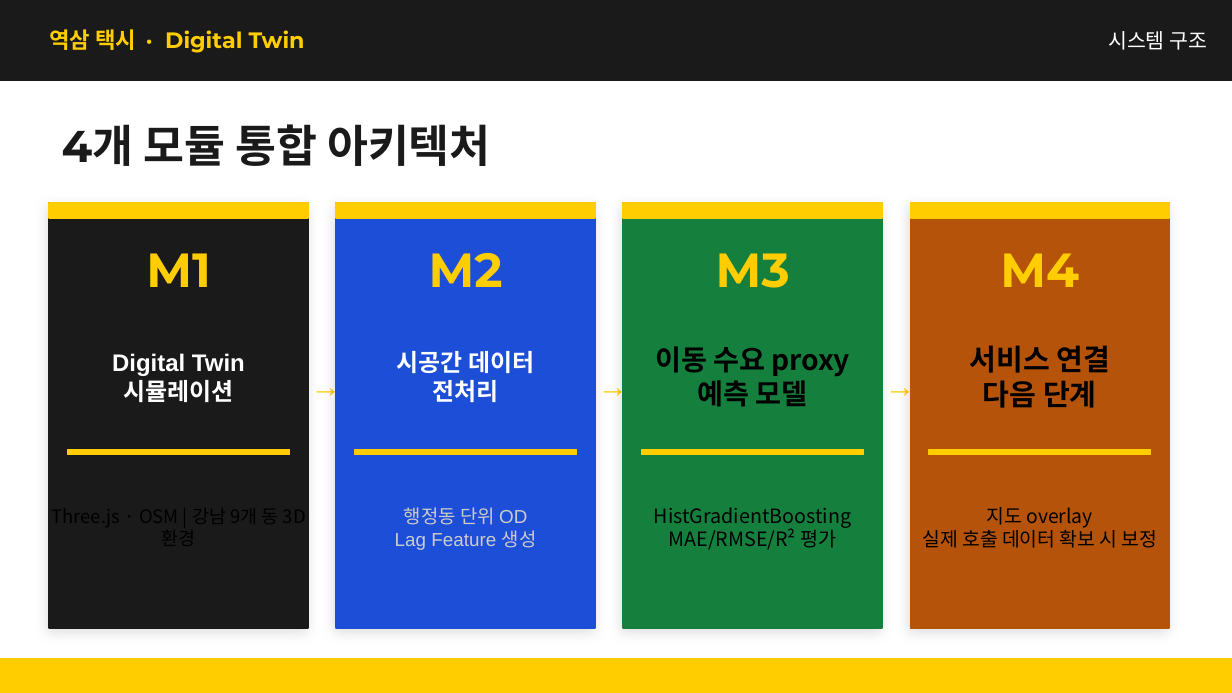
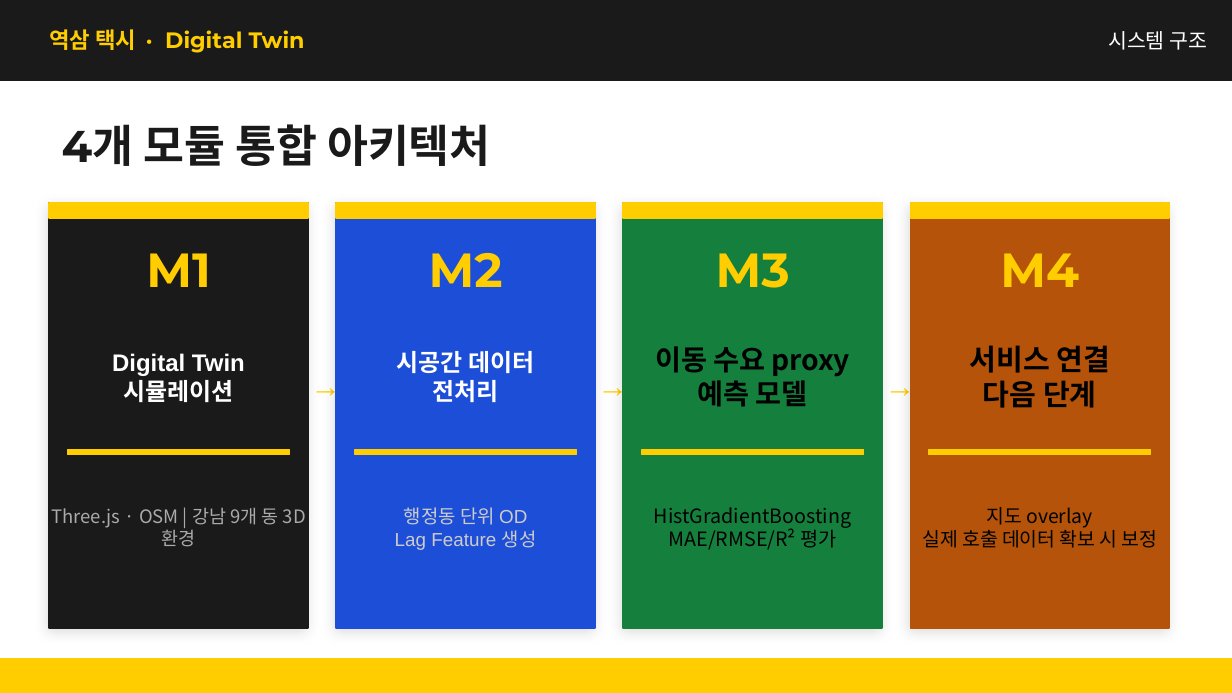
Before and after one commit to kimcanal/yeoksam-taxi, a slide deck: slide 7 of public/a-eye-presentation/A-Eye_midterm_data_collection_forecast.pptx. Drawn at 1232x693 pixels with LibreOffice and Linux fonts; fonts in the diff are those of the drawing. Boxes give left, top, right and bottom in pixels: in the first picture for what was removed or moved away, otherwise in the second. Text is boxed around its words. In the diff, an @@ line names an element or a change of style, - is before the commit and + after.

```diff
--- a/public/a-eye-presentation/A-Eye_midterm_data_collection_forecast.pptx
+++ b/public/a-eye-presentation/A-Eye_midterm_data_collection_forecast.pptx
@@ text added at [51,508,306,547], 10.8 pt, text #AAAAAA @@
+Three.js · OSM | 강남 9개 동 3D 환경
```
Also in this commit, not shown: 10 other slides changed.
